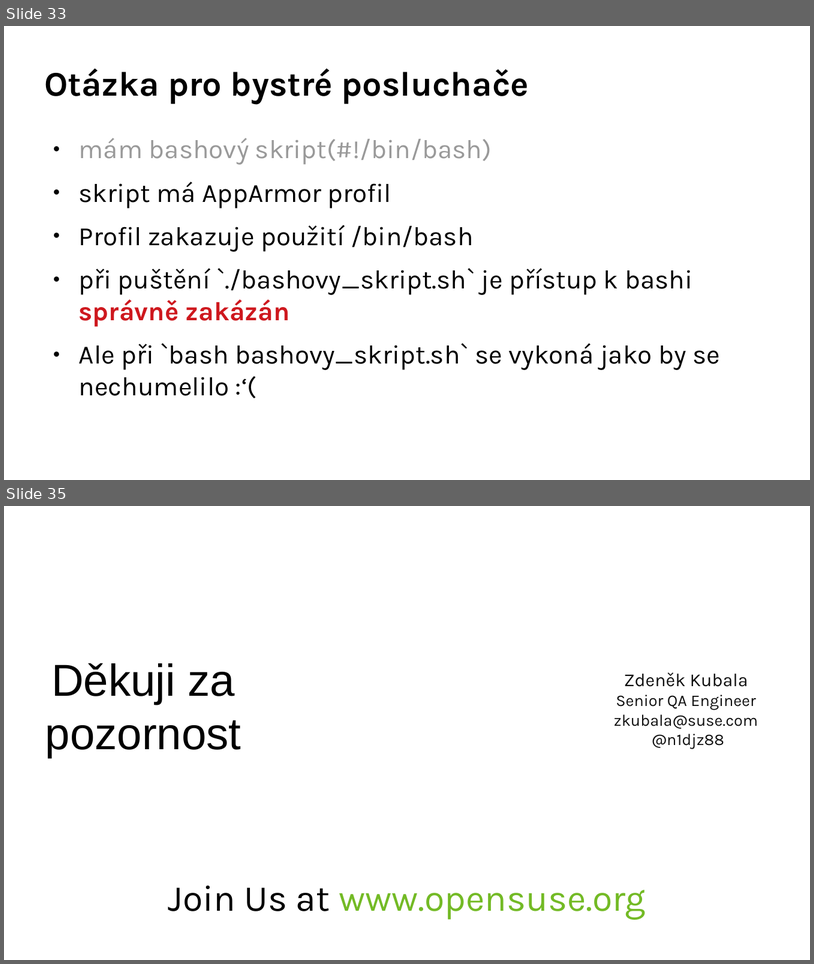
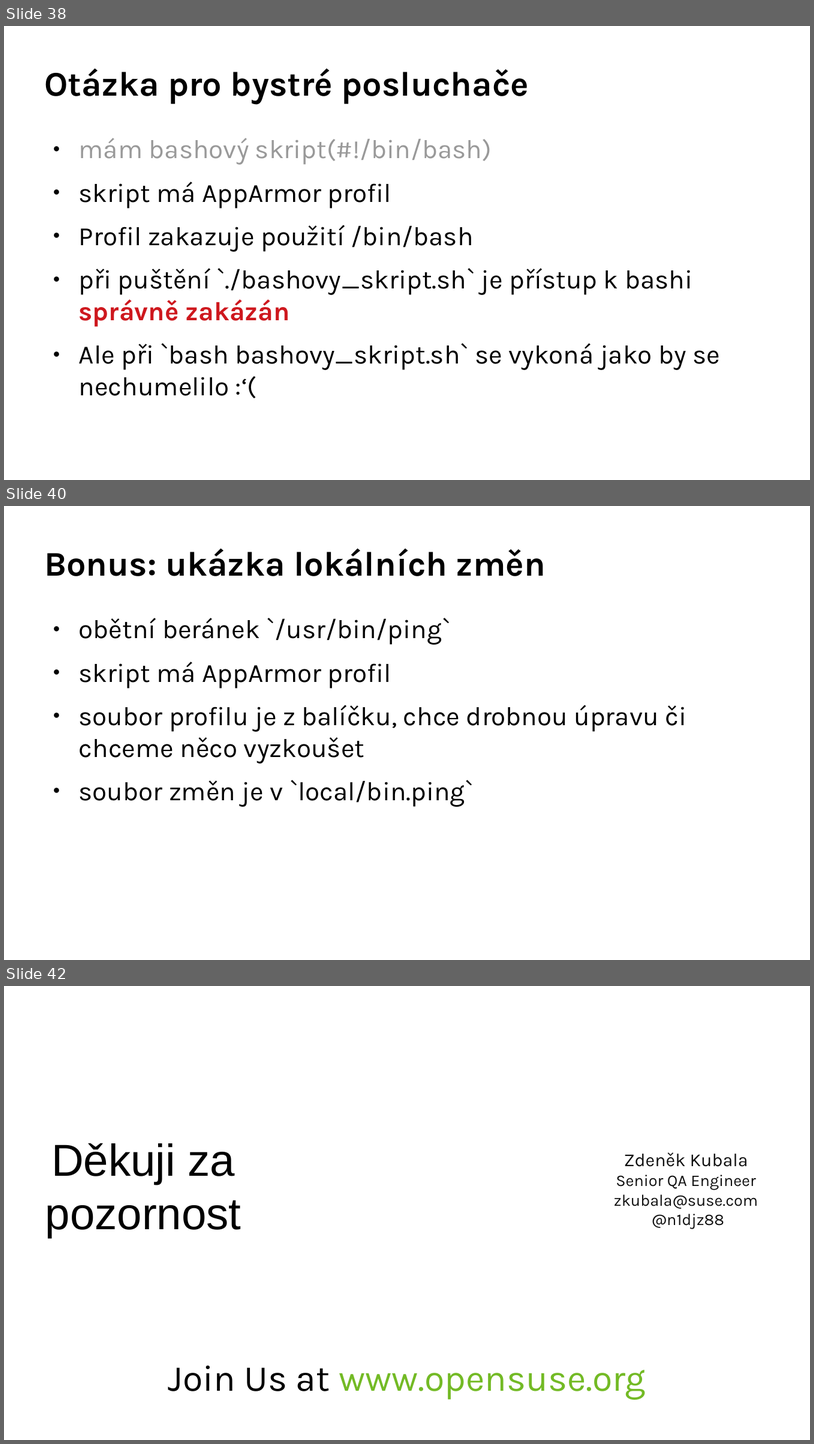
Before and after one commit to djz88/docs, a slide deck: apparmor/apparmor_openalt2017_extended.odp. Shown one above the other, each under a label of ours: slides 33 and 35 before the commit, slides 38, 40 and 42 after it; the slides between them are not shown. The pictures are 814x964 and 814x1444 pixels, drawn with LibreOffice and Linux fonts; fonts in the diff are those of the drawing; background and template pictures are left out. Boxes give left, top, right and bottom in pixels: in the first picture for what was removed or moved away, otherwise in the second. Text is boxed around its words. In the diff, an @@ line names an element or a change of style, - is before the commit and + after.

```diff
--- a/apparmor/apparmor_openalt2017_extended.odp
+++ b/apparmor/apparmor_openalt2017_extended.odp
@@ slide 40 added at (4,506,810,960), background #FFFFFF @@
@@ title added at (44,548,546,576), 34 pt, text #000000, bold @@
+Bonus: ukázka lokálních změn
@@ text added at (79,618,687,807), 26 pt, text #000000 @@
+● obětní beránek `/usr/bin/ping`
+● skript má AppArmor profil
+● soubor profilu je z balíčku, chce drobnou úpravu či chceme něco vyzkoušet
+● soubor změn je v `local/bin.ping`
@@ what was slide 33 is now slide 38 @@
@@ what was slide 35 is now slide 42 @@
```
Also in this commit, not shown: 3 slides changed, 7 other slides added, 1 slide removed.
